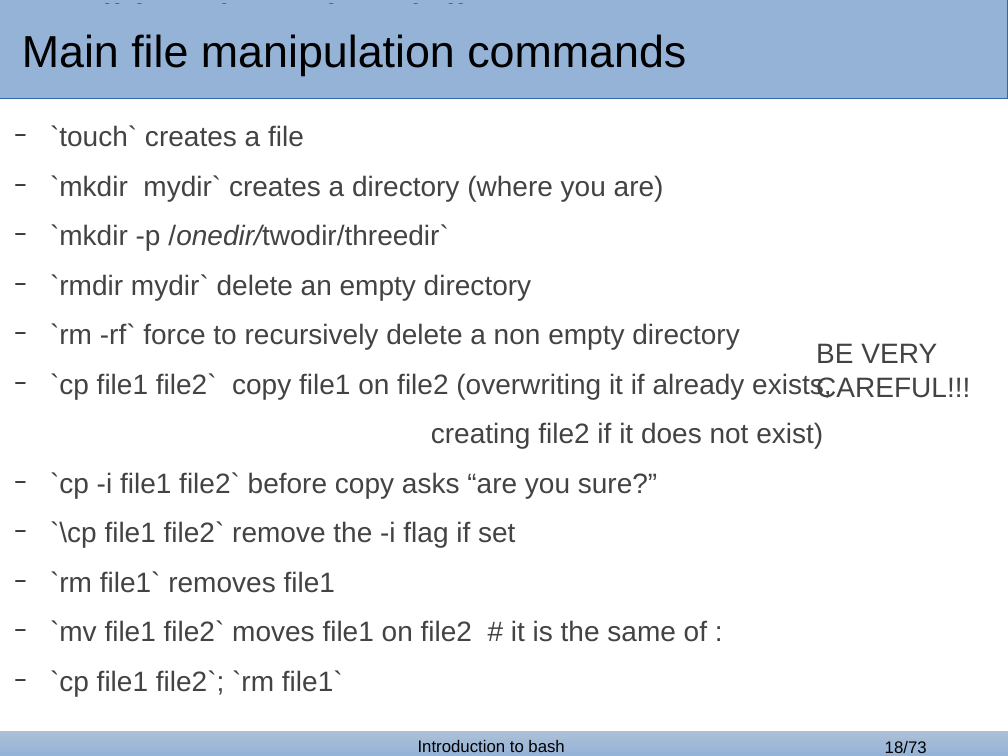
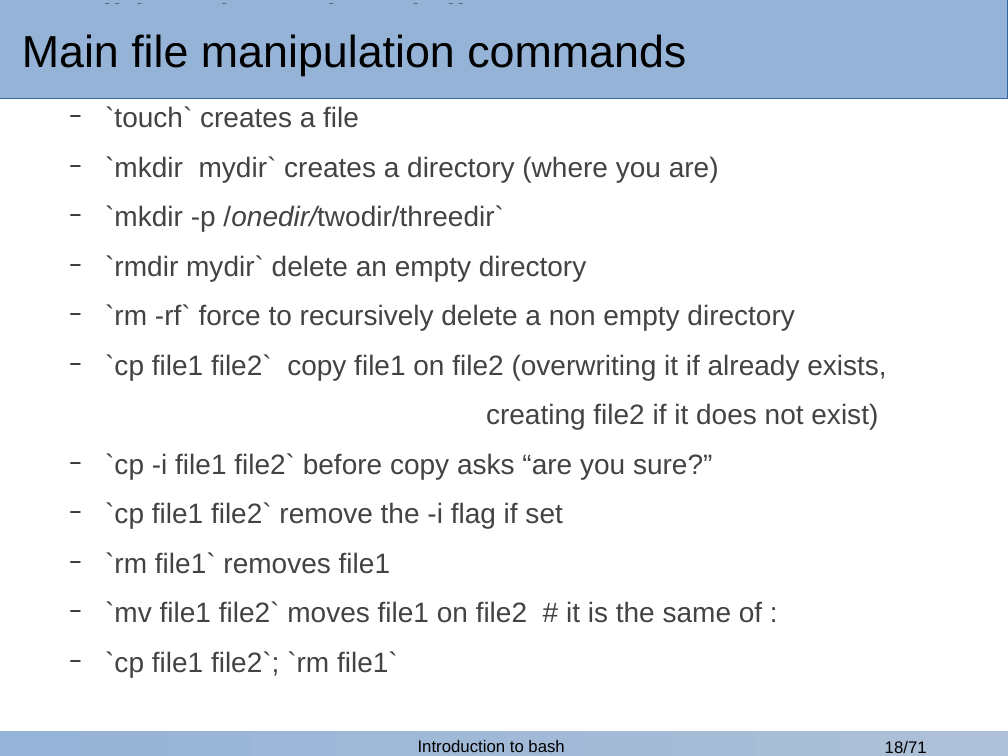
Before and after one commit to GozDavid/bash_lectures, a slide deck: slide 18 of bash_1.odp. Drawn at 1008x756 pixels with LibreOffice and Linux fonts; fonts in the diff are those of the drawing; background and template pictures are left out. Boxes give left, top, right and bottom in pixels: in the first picture for what was removed or moved away, otherwise in the second. Text is boxed around its words. In the diff, an @@ line names an element or a change of style, - is before the commit and + after.

```diff
--- a/bash_1.odp
+++ b/bash_1.odp
@@ text "`touch` creates a file": place and size @@
-text "`touch` creates a file" at bbox=[50, 125, 831, 696]
+text "`touch` creates a file" at bbox=[105, 106, 886, 677]
@@ text removed at bbox=[816, 343, 970, 398] @@
-  BE VERY
-  CAREFUL!!!
@@ text at bbox=[105, 502, 562, 528]: text changed @@
-  − `\cp file1 file2` remove the -i flag if set
+  − `cp file1 file2` remove the -i flag if set
@@ page number at bbox=[885, 741, 927, 753]: text changed @@
-18/73
+18/71
```
Also in this commit, not shown: 23 other slides changed, 2 slides removed, 2 other files.
